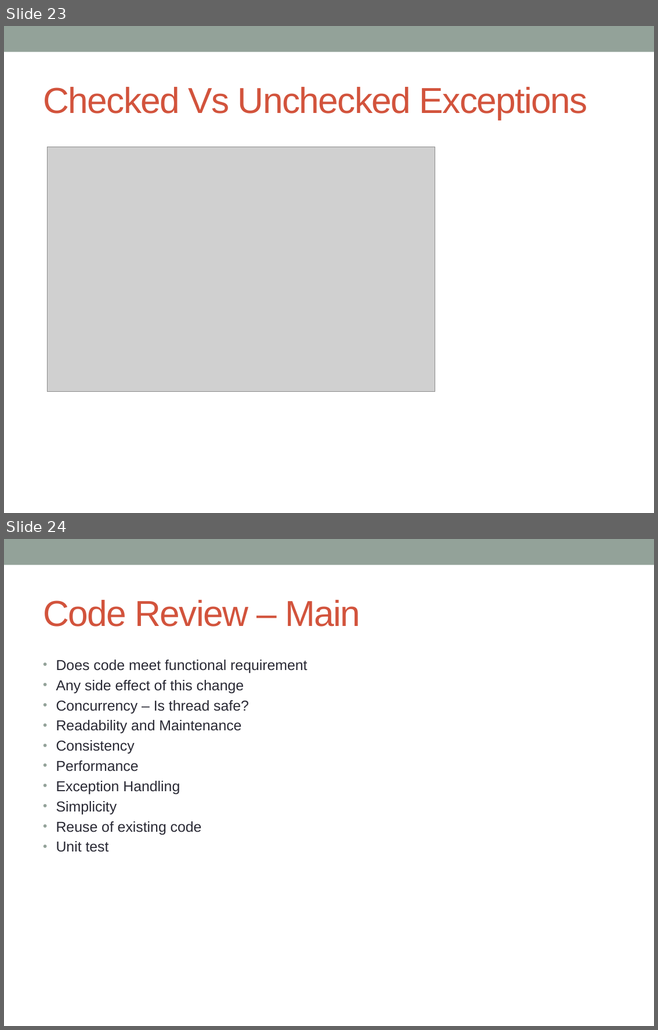
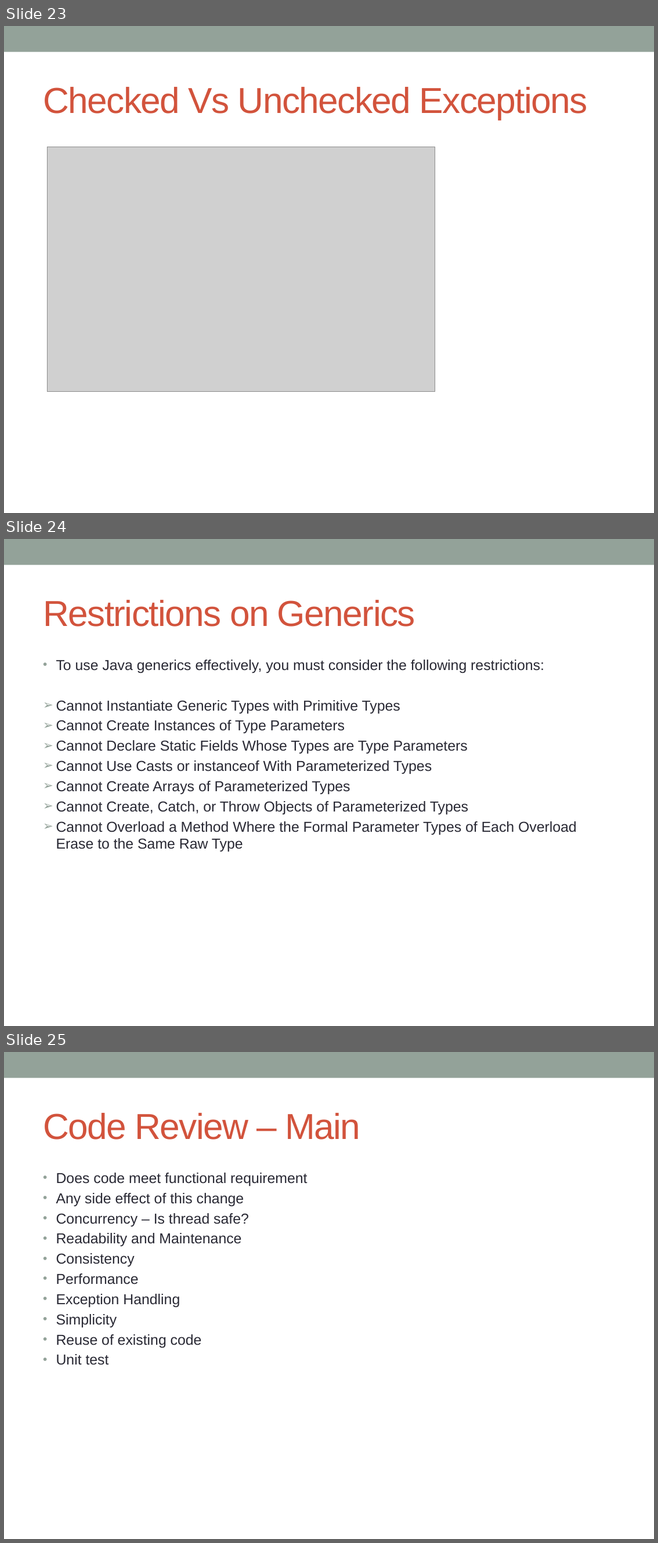
Before and after one commit to notionquest/ProjectDocumentation, a slide deck: CoreJava.pptx. Shown one above the other, each under a label of ours: slides 23 and 24 before the commit, slides 23, 24 and 25 after it. The pictures are 658x1030 and 658x1543 pixels, drawn with LibreOffice and Linux fonts; fonts in the diff are those of the drawing; grey boxes stand for pictures. Boxes give left, top, right and bottom in pixels: in the first picture for what was removed or moved away, otherwise in the second. Text is boxed around its words. In the diff, an @@ line names an element or a change of style, - is before the commit and + after.

Commit message:
Generics rules

```diff
--- a/CoreJava.pptx
+++ b/CoreJava.pptx
@@ slide 24 added at [4,539,654,1026], background #FFFFFF; not listed: 1 template element that a slide beside it also shows @@
@@ title added at [43,600,415,627], 40 pt, text #D2533C @@
+Restrictions on Generics
@@ text added at [56,660,576,852], 16 pt, text #292934 @@
+• To use Java generics effectively, you must consider the following restrictions:
+➢ Cannot Instantiate Generic Types with Primitive Types
+➢ Cannot Create Instances of Type Parameters
+➢ Cannot Declare Static Fields Whose Types are Type Parameters
+➢ Cannot Use Casts or instanceof With Parameterized Types
+➢ Cannot Create Arrays of Parameterized Types
+➢ Cannot Create, Catch, or Throw Objects of Parameterized Types
+➢ Cannot Overload a Method Where the Formal Parameter Types of Each Overload Erase to the Same Raw Type
@@ what was slide 24 is now slide 25 @@
```
